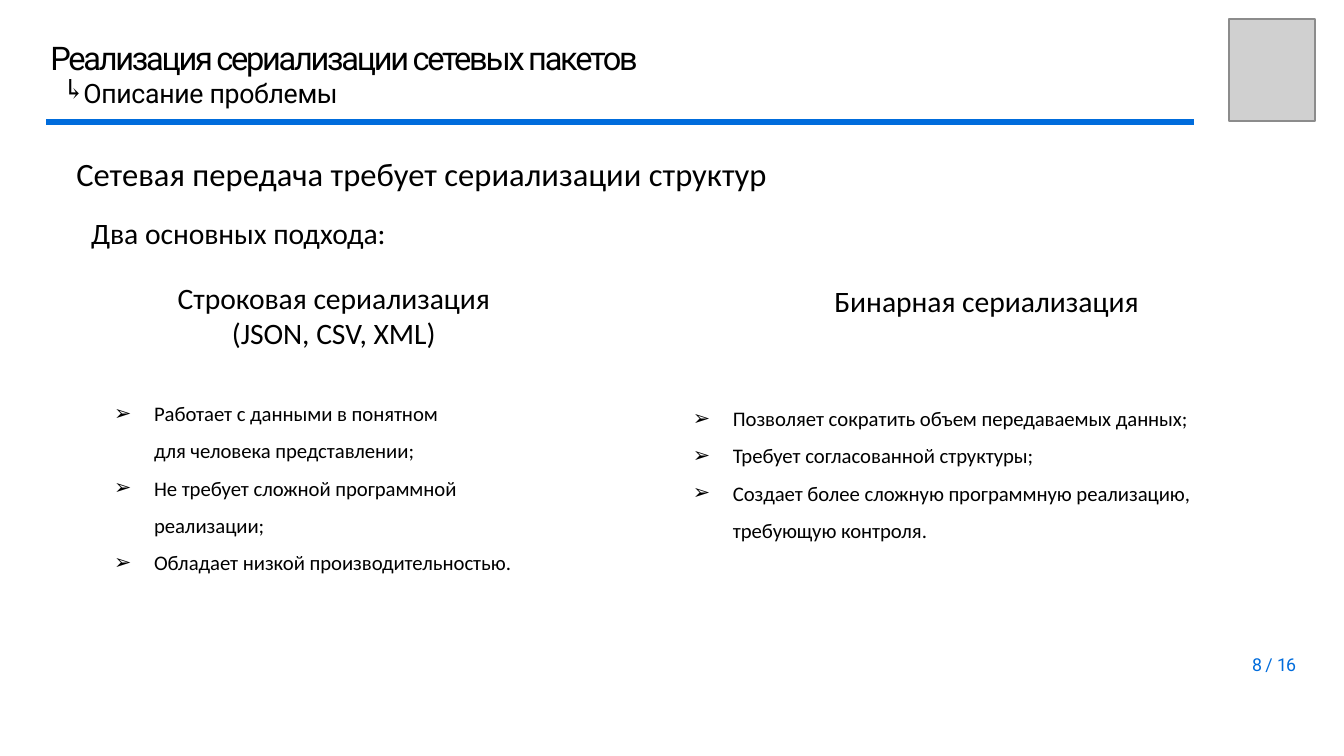
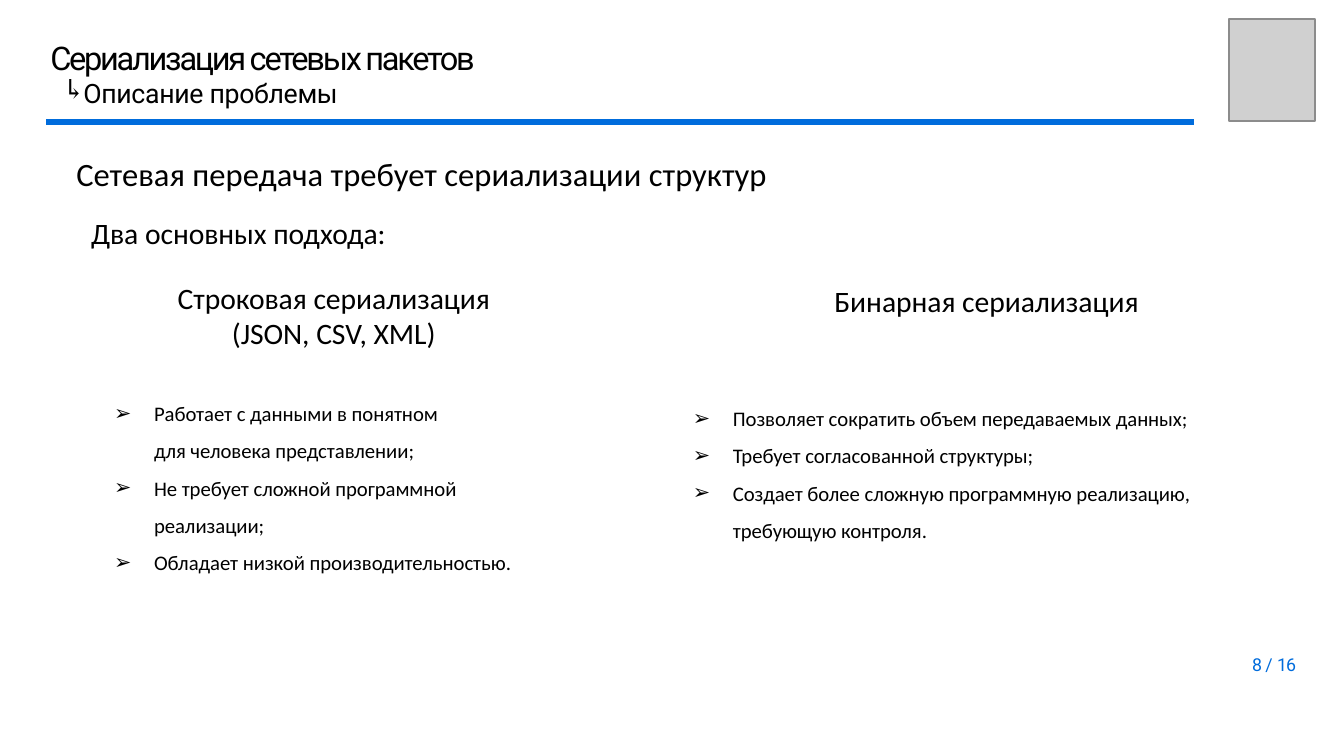
Before and after one commit to youngB0rrov/bmstu_doc, a slide deck: slide 8 of Master/Diploma/presentation/Презентация.pptx. Drawn at 1344x756 pixels with LibreOffice and Linux fonts; fonts in the diff are those of the drawing; grey boxes stand for pictures; background and template pictures are left out. Boxes give left, top, right and bottom in pixels: in the first picture for what was removed or moved away, otherwise in the second. Text is boxed around its words. In the diff, an @@ line names an element or a change of style, - is before the commit and + after.

```diff
--- a/Master/Diploma/presentation/Презентация.pptx
+++ b/Master/Diploma/presentation/Презентация.pptx
@@ title at (50, 46, 474, 77): text changed @@
-Реализация сериализации сетевых пакетов
+Сериализация сетевых пакетов
```
Also in this commit, not shown: 4 other slides changed, 5 slides added, 4 slides removed, 4 other files.
